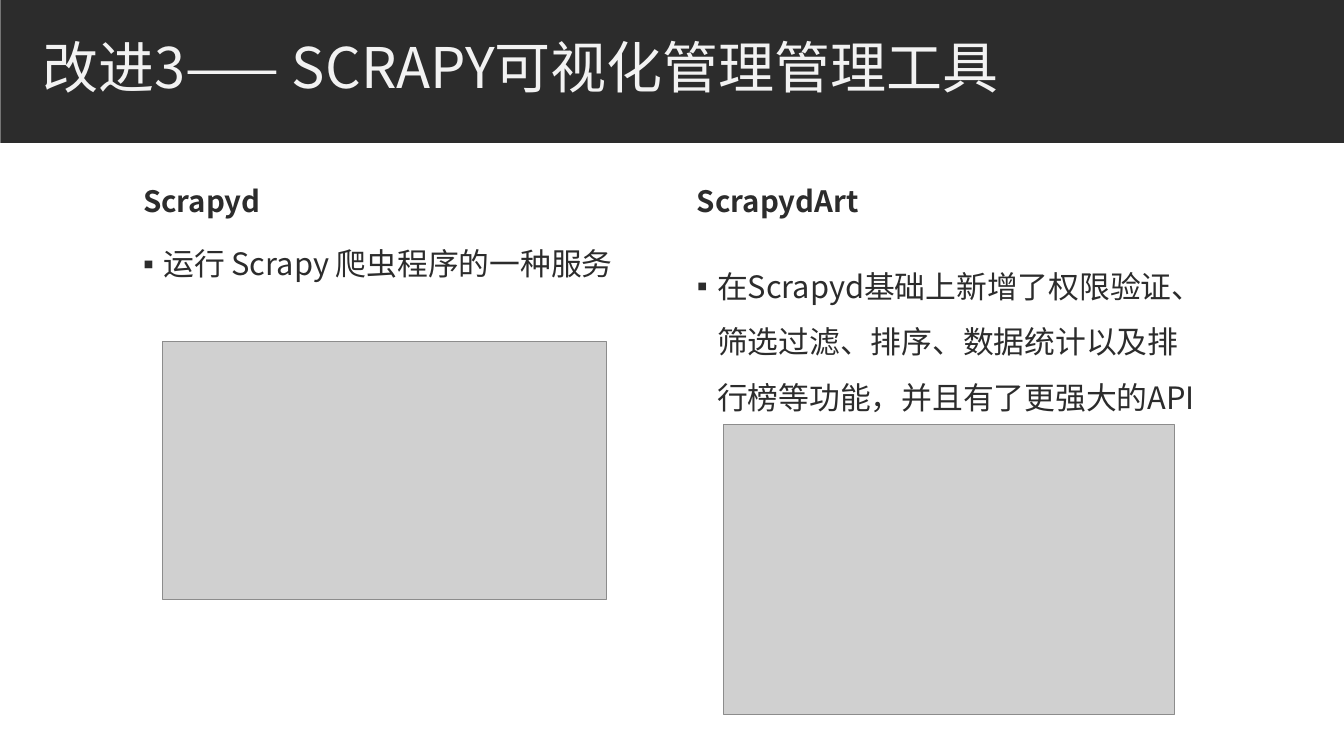
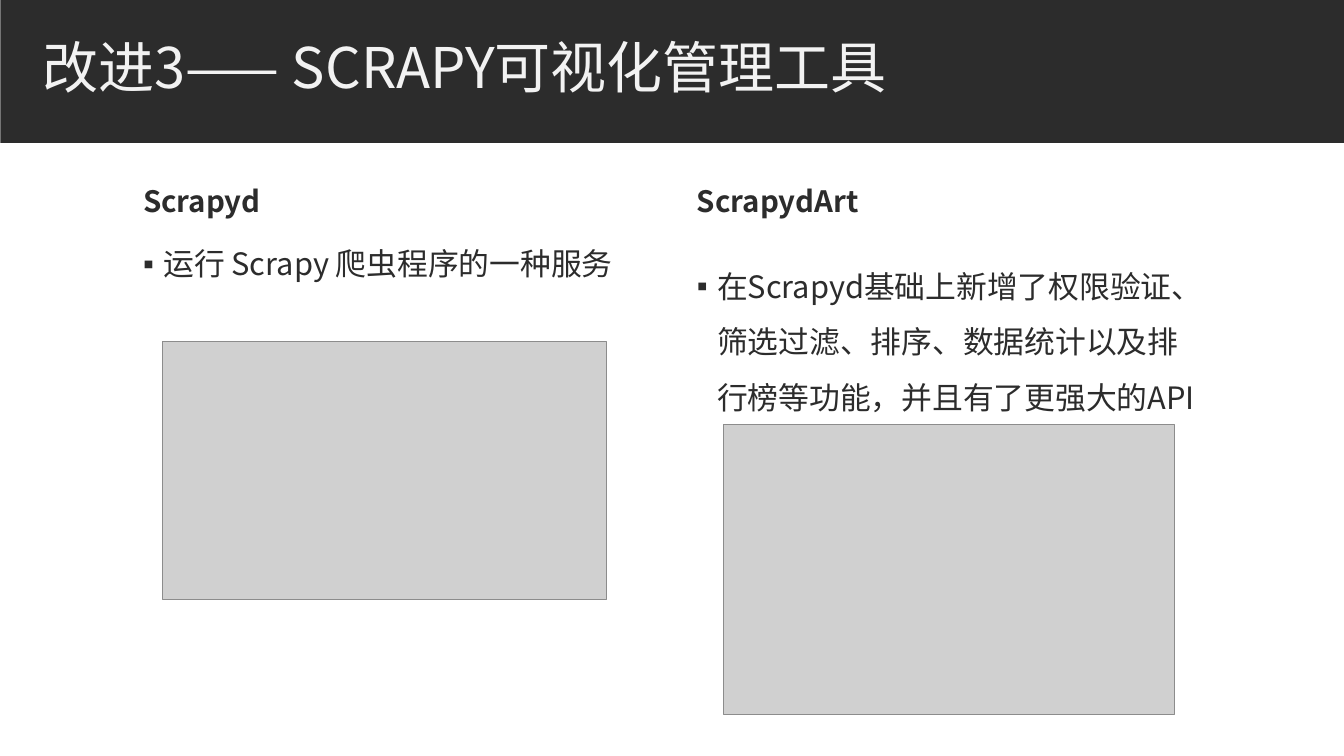
Before and after one commit to bhsei/20_H, a slide deck: slide 11 of 实验准备/汇报ppt.pptx. Drawn at 1344x756 pixels with LibreOffice and Linux fonts; fonts in the diff are those of the drawing; grey boxes stand for pictures. Boxes give left, top, right and bottom in pixels: in the first picture for what was removed or moved away, otherwise in the second. Text is boxed around its words. In the diff, an @@ line names an element or a change of style, - is before the commit and + after.

```diff
--- a/实验准备/汇报ppt.pptx
+++ b/实验准备/汇报ppt.pptx
@@ title at (x1=43, y1=41, x2=887, y2=93): text changed @@
-改进3—— SCRAPY可视化管理管理工具
+改进3—— SCRAPY可视化管理工具
```
Also in this commit, not shown: 1 other slide changed.
